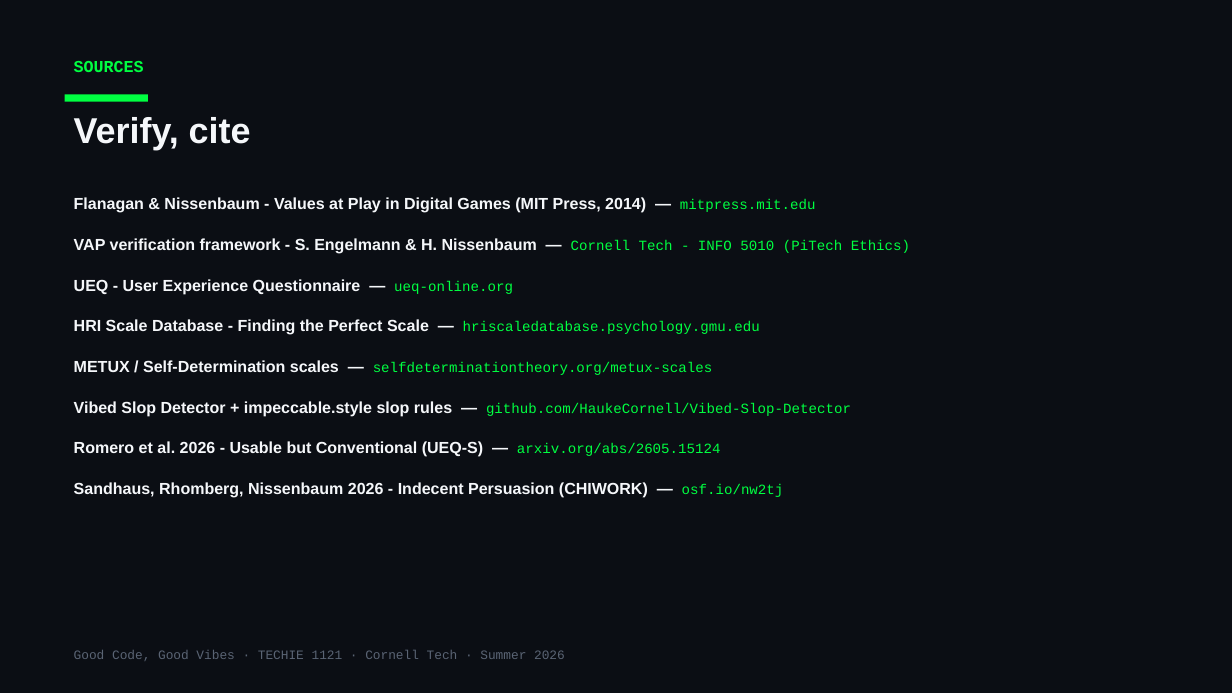
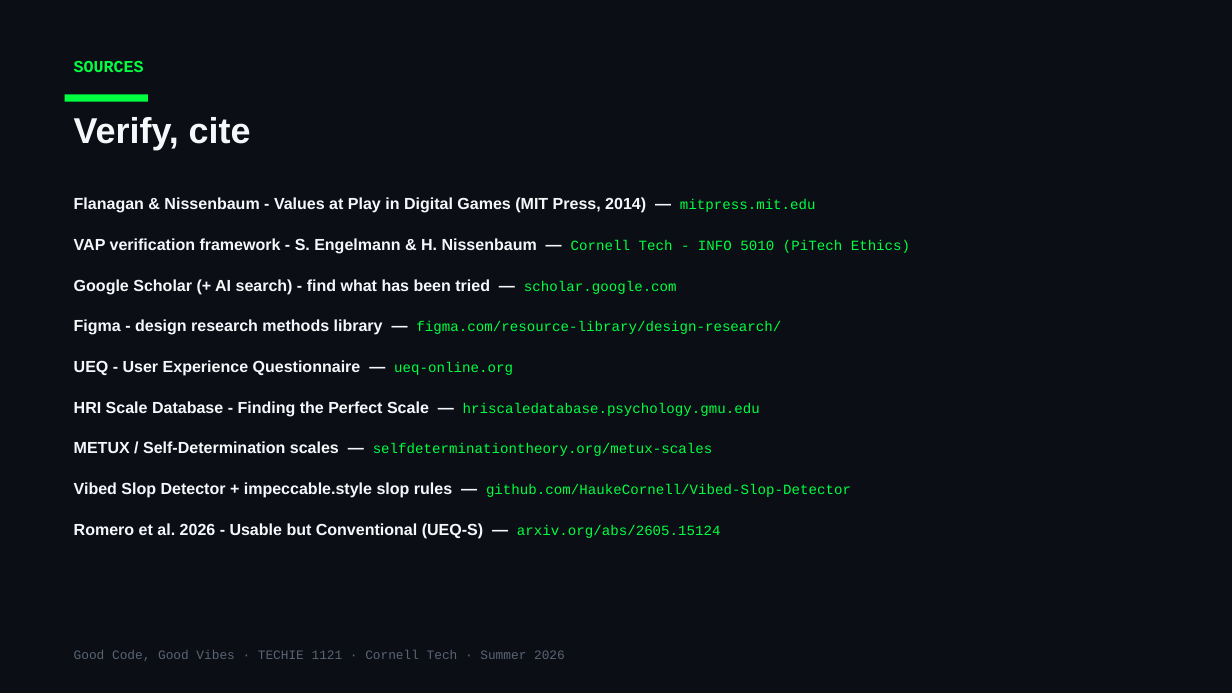
Before and after one commit to Cornell-Tech-Vibe-Coding-Summer-2026/website, a slide deck: slide 16 of slides/Week3-Tue-User-Testing-II.pptx (slide 14 before the commit). Drawn at 1232x693 pixels with LibreOffice and Linux fonts; fonts in the diff are those of the drawing. Boxes give left, top, right and bottom in pixels: in the first picture for what was removed or moved away, otherwise in the second. Text is boxed around its words. In the diff, an @@ line names an element or a change of style, - is before the commit and + after.

```diff
--- a/slides/Week3-Tue-User-Testing-II.pptx
+++ b/slides/Week3-Tue-User-Testing-II.pptx
@@ text added at <box>74,279,677,295</box>, 12.5 pt, text #F5F7FA, bold @@
+Google Scholar (+ AI search) - find what has been tried — scholar.google.com
@@ text added at <box>74,319,781,335</box>, 11 pt, text #00FF41 @@
+Figma - design research methods library — figma.com/resource-library/design-research/
@@ text removed at <box>74,482,784,498</box> @@
-Sandhaus, Rhomberg, Nissenbaum 2026 - Indecent Persuasion (CHIWORK) — osf.io/nw2tj
@@ 5 texts: place and size @@
-5 texts at <box>74,279,851,457</box>
+5 texts at <box>74,360,851,539</box>
```
Also in this commit, not shown: 11 other slides changed, 3 slides added, 1 slide removed, 2 other files.
